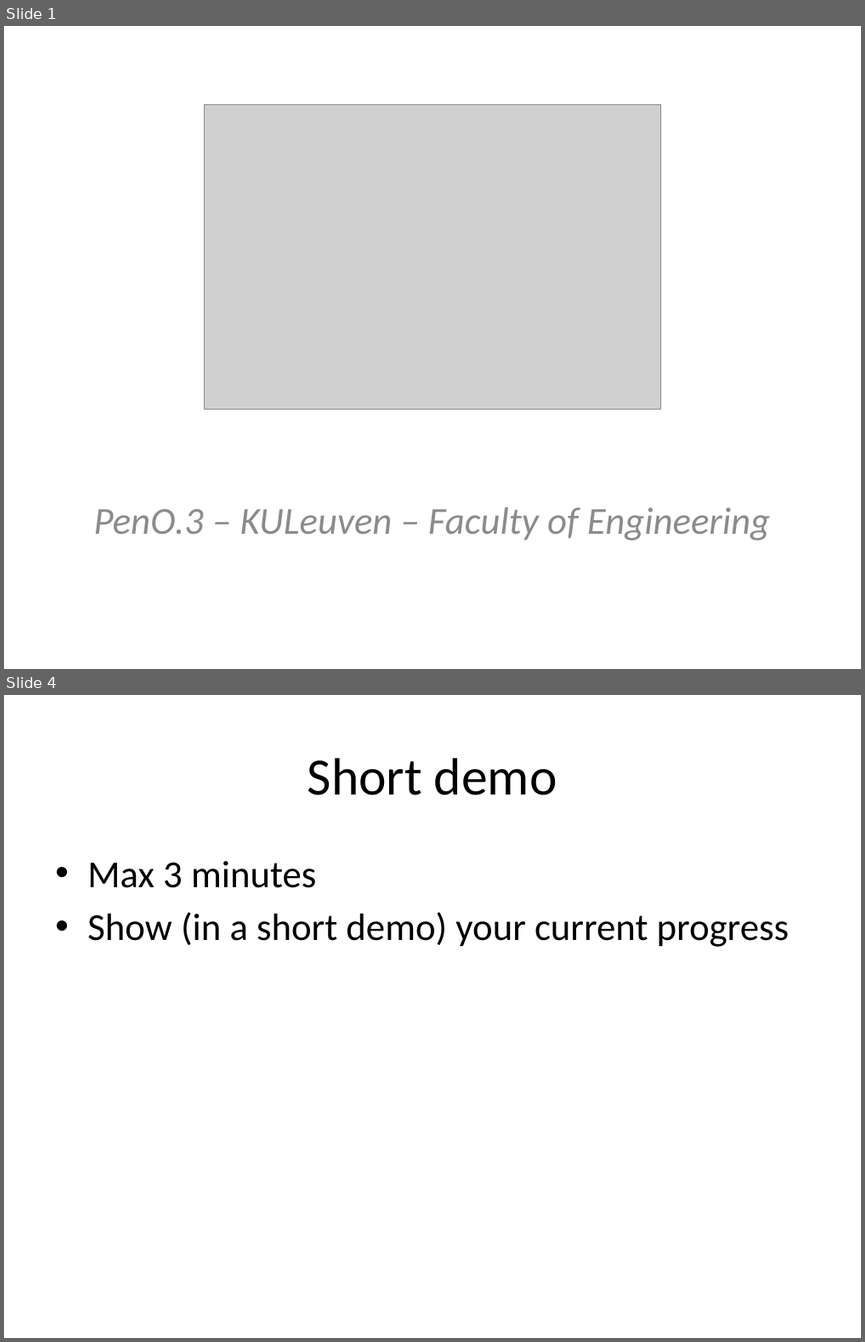
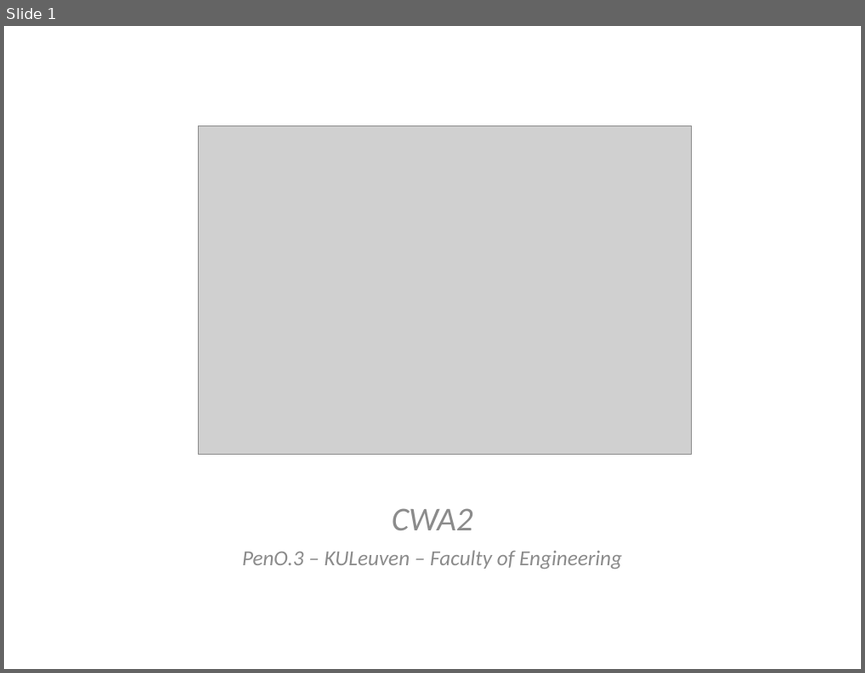
Before and after one commit to bicyclus/prototype1, a slide deck: Verslagen/intermediatedemo.pptx. Shown one above the other, each under a label of ours: slides 1 and 4 before the commit, slide 1 after it; the slides between them are not shown. The pictures are 865x1342 and 865x673 pixels, drawn with LibreOffice and Linux fonts; fonts in the diff are those of the drawing; grey boxes stand for pictures; background and template pictures are left out. Boxes give left, top, right and bottom in pixels: in the first picture for what was removed or moved away, otherwise in the second. Text is boxed around its words. In the diff, an @@ line names an element or a change of style, - is before the commit and + after.

Commit message:
ppt demo updated

```diff
--- a/Verslagen/intermediatedemo.pptx
+++ b/Verslagen/intermediatedemo.pptx
@@ slide 4 removed at box(4, 695, 861, 1338), background #FFFFFF @@
@@ title removed at box(307, 758, 557, 795) @@
-Short demo
@@ text removed at box(87, 861, 789, 947) @@
-• Max 3 minutes
-• Show (in a short demo) your current progress
@@ slide 1 changed as well @@
@@ picture: place and size @@
-picture at box(204, 105, 660, 409)
+picture at box(199, 125, 692, 454)
@@ text added at box(392, 508, 473, 530), 28 pt, text #8C8C8C, italic @@
+CWA2
@@ text "PenO.3 – KULeuven – Faculty ...": place and size @@
-text "PenO.3 – KULeuven – Faculty ..." at box(94, 507, 770, 540)
+text "PenO.3 – KULeuven – Faculty ..." at box(242, 550, 622, 568)
@@ text "PenO.3 – KULeuven – Faculty ..." at box(242, 550, 622, 568): size 32 to 18 pt; less space between paragraphs @@
```
Also in this commit, not shown: 4 other slides changed, 3 slides added, 4 other slides removed.
